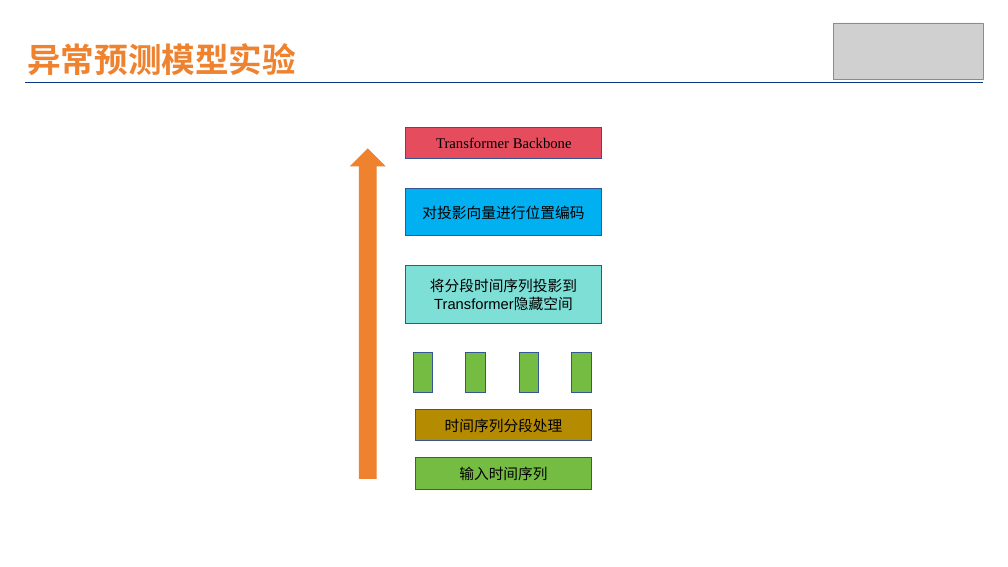
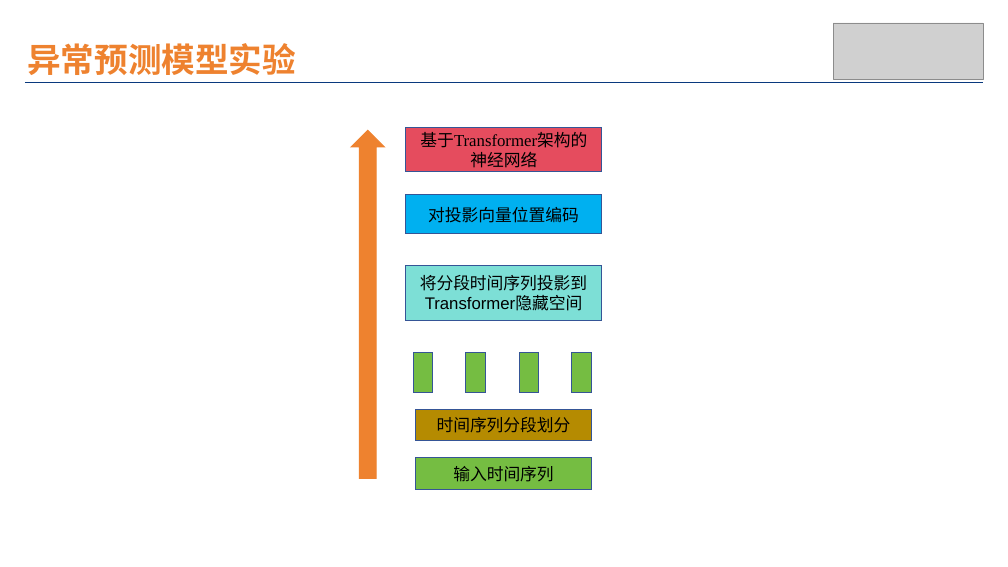
Before and after one commit to wuchenhu98/lunwen, a slide deck: slide 45 of 论文插图.pptx (slide 40 before the commit). Drawn at 1008x567 pixels with LibreOffice and Linux fonts; fonts in the diff are those of the drawing; grey boxes stand for pictures. Boxes give left, top, right and bottom in pixels: in the first picture for what was removed or moved away, otherwise in the second. Text is boxed around its words. In the diff, an @@ line names an element or a change of style, - is before the commit and + after.

```diff
--- a/论文插图.pptx
+++ b/论文插图.pptx
@@ down arrow: place and size @@
-down arrow at <box>352,149,385,478</box>
+down arrow at <box>352,130,385,478</box>
@@ rectangle "基于Transformer架构的神经网络": place and size @@
-rectangle "基于Transformer架构的神经网络" at <box>406,127,602,159</box>
+rectangle "基于Transformer架构的神经网络" at <box>406,127,602,172</box>
@@ text in rectangle at <box>420,132,587,148</box>: text changed; size 14 to 16 pt @@
-Transformer Backbone
+基于Transformer架构的神经网络
@@ rectangle "对投影向量位置编码": place and size @@
-rectangle "对投影向量位置编码" at <box>406,189,602,236</box>
+rectangle "对投影向量位置编码" at <box>406,195,602,234</box>
@@ text in rectangle at <box>428,207,579,223</box>: text changed; size 14 to 16 pt @@
-对投影向量进行位置编码
+对投影向量位置编码
@@ rectangle "将分段时间序列投影到Transformer隐藏空间" at <box>406,266,602,321</box>: size 14 to 16 pt @@
@@ text in rectangle at <box>437,417,571,433</box>: text changed; size 14 to 16 pt @@
-时间序列分段处理
+时间序列分段划分
@@ rectangle "输入时间序列" at <box>416,458,592,490</box>: size 14 to 16 pt @@
```
Also in this commit, not shown: 4 other slides changed, 13 slides added, 6 slides removed, 24 other files.
